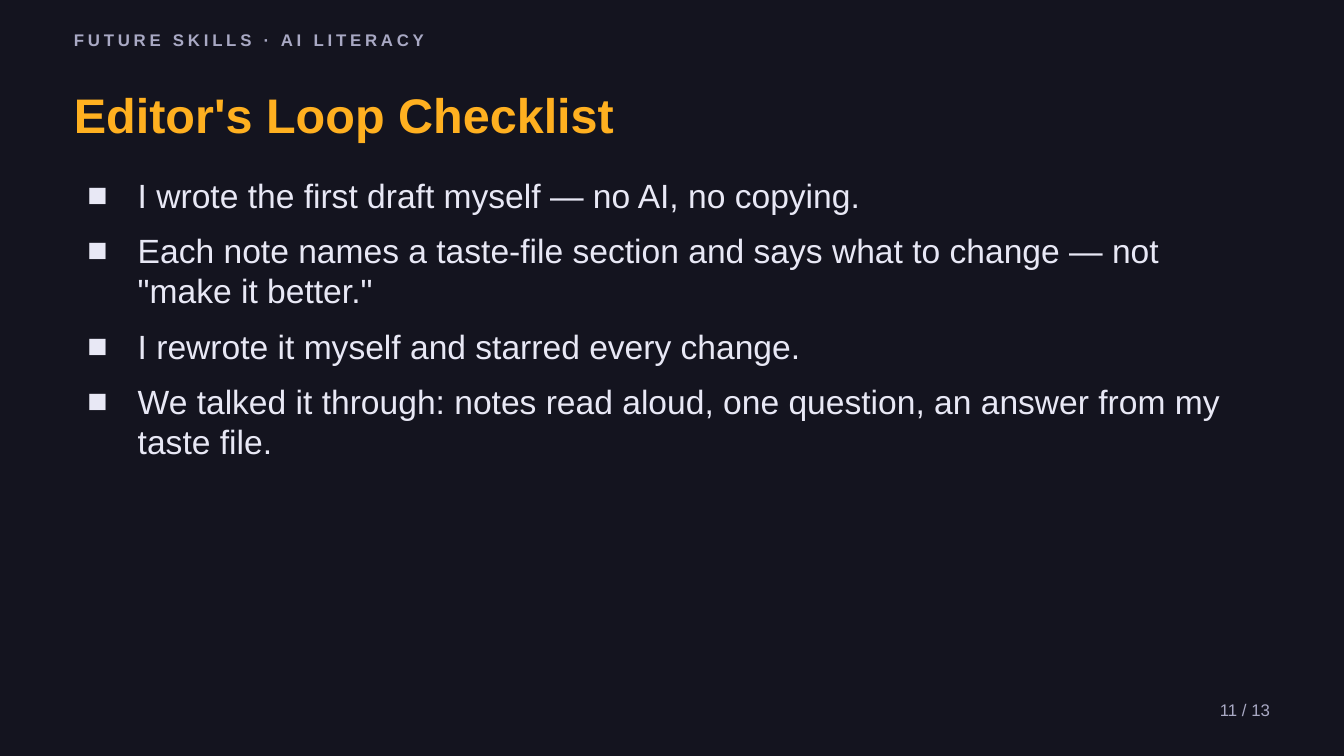
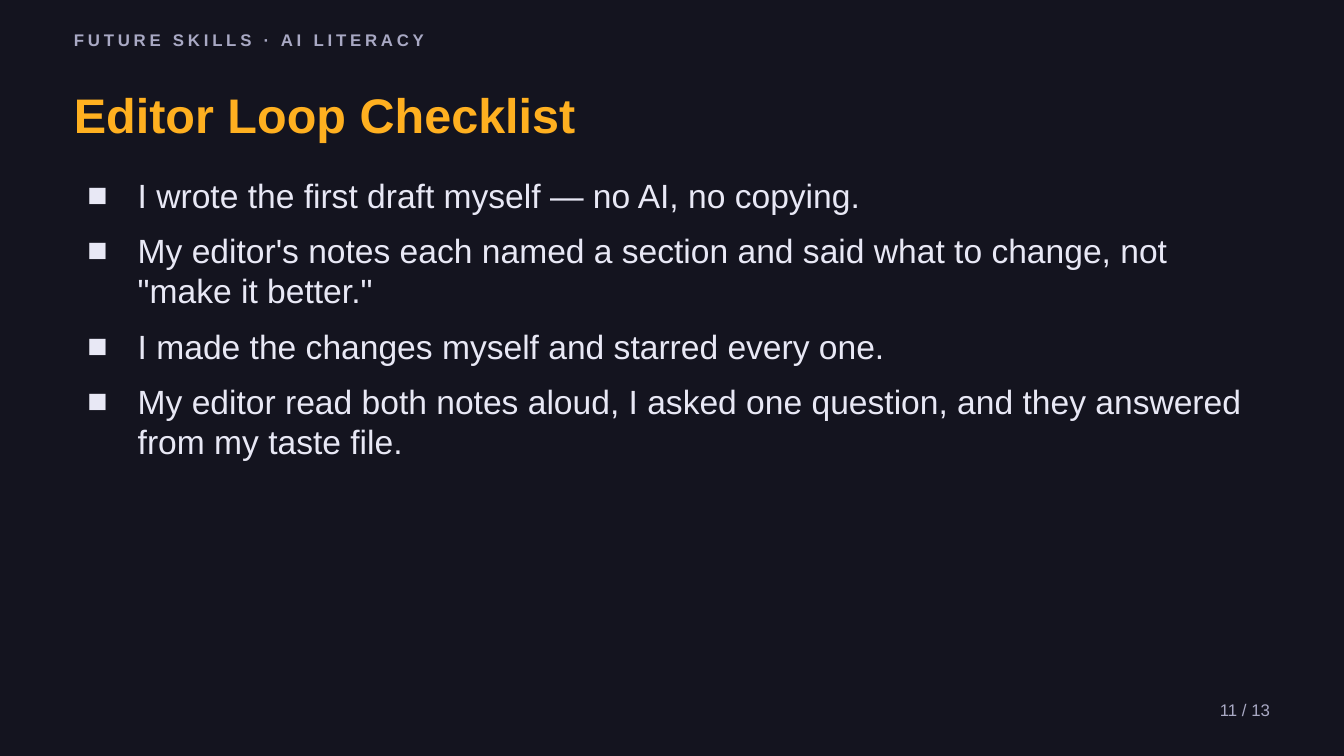
Before and after one commit to phiunit/tptphi, a slide deck: slide 11 of products/ai-taste-file/dist/Teach AI Your Taste - Slides.pptx. Drawn at 1344x756 pixels with LibreOffice and Linux fonts; fonts in the diff are those of the drawing. Boxes give left, top, right and bottom in pixels: in the first picture for what was removed or moved away, otherwise in the second. Text is boxed around its words. In the diff, an @@ line names an element or a change of style, - is before the commit and + after.

```diff
--- a/products/ai-taste-file/dist/Teach AI Your Taste - Slides.pptx
+++ b/products/ai-taste-file/dist/Teach AI Your Taste - Slides.pptx
@@ text at (74,98,576,143): text changed @@
-Editor's Loop Checklist
+Editor Loop Checklist
@@ text at (138,238,1241,460): text changed @@
-■ Each note names a taste-file section and says what to change — not "make it better."
-■ I rewrote it myself and starred every change.
-■ We talked it through: notes read aloud, one question, an answer from my taste file.
+■ My editor's notes each named a section and said what to change, not "make it better."
+■ I made the changes myself and starred every one.
+■ My editor read both notes aloud, I asked one question, and they answered from my taste file.
```
Also in this commit, not shown: 8 other slides changed, 35 other files.
